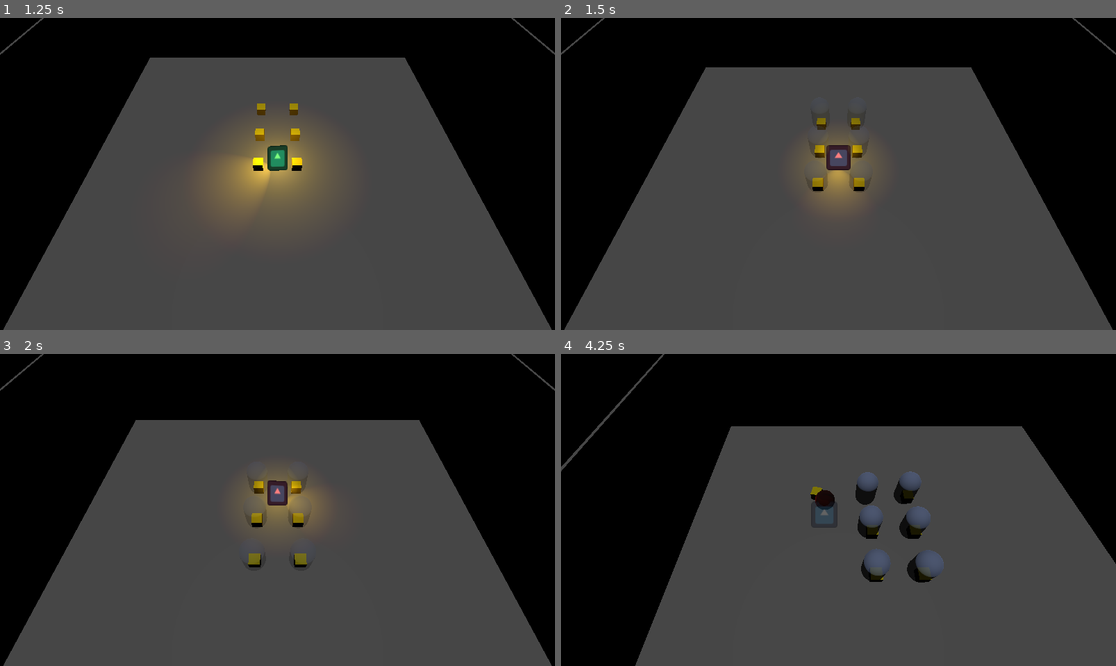
Above: before the commit, frames 1-4 (two rows, left to right).
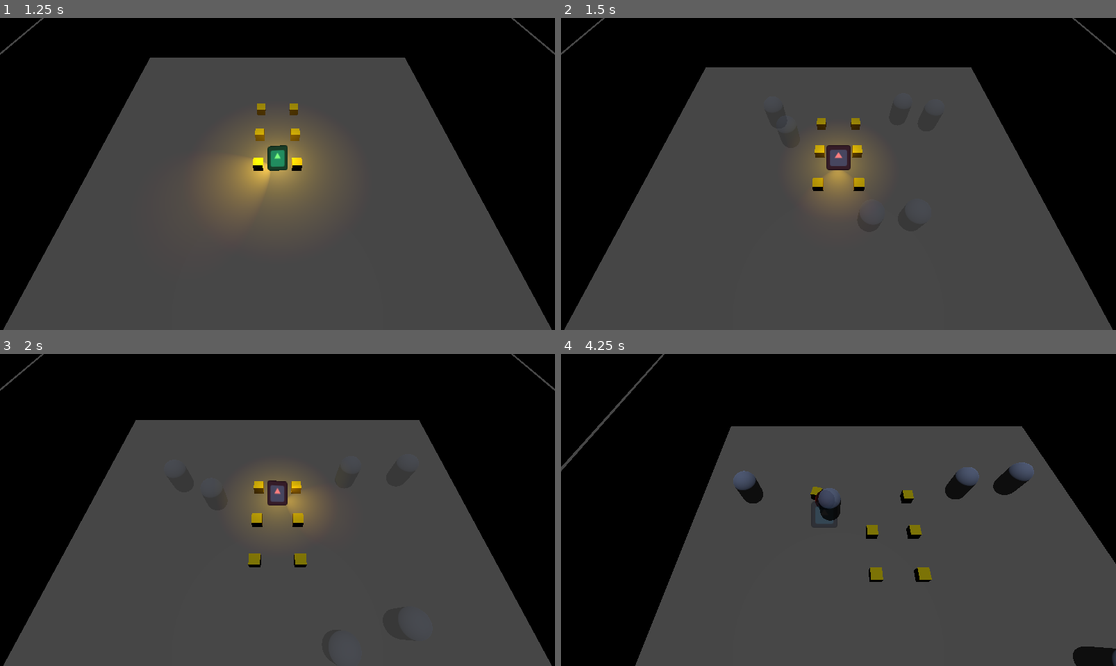
Above: after the commit, the same moments.

Repository: Rusty-Rat-Studios/dead-living-and-dying
Game: Godot game, scene res://test/2.2_ghost_possessable_interaction/2.2_many_ghosts_many_possessables.tscn
Same seed, same stepped clock (60 frames per second), same inputs: the game is played once before the commit and once after it. This scene is started directly instead of the project's main scene. The engine's default icon, where the game draws it, is replaced by a stand-in: a white triangle on a blue panel in a dark square.
Inputs (mouse positions are in pixels of both pictures, inside the frame that each line leads up to):
- Up to frame 1 (1.25 s): tap Enter at 0.5 s; move the mouse to (249, 236) at 0.52 s; hold Up (ui_up) from 0.53 s (still down); tap E (interact) at 0.6 s; tap Keypad Enter (ui_accept) at 0.77 s
- Up to frame 2 (1.5 s): keep holding Up (ui_up); move the mouse to (1005, 220) at 1.27 s; tap Tab at 1.35 s
- Up to frame 3 (2 s): keep holding Up (ui_up); tap Keypad Enter (ui_accept) at 1.52 s
- Up to frame 4 (4.25 s): move the mouse to (672, 463) at 2.02 s; release Up (ui_up) at 2.03 s; hold Left (ui_left) 2.03-3.53 s; tap E (interact) at 2.1, 3.6 s; move the mouse to (866, 510) at 2.77 s; tap Tab at 2.85 s; tap Keypad Enter (ui_accept) at 3.02, 3.5, 3.77 s; move the mouse to (755, 432) at 3.52 s; hold Down (ui_down) from 3.53 s (still down); tap Escape (ui_cancel) at 4.15 s

Frame 1 is identical in both runs. In frame 2, 0.3% of the frame differs, in the area x 45-55%, y 33-56%; in frame 3, 0.2%; in frame 4, 3.5%, in the area x 31-100%, y 34-100%.
Error before the commit: Invalid call. Nonexistent function 'get_rng' in base 'Node (rng.gd)'. (res://ghost/state_waiting.gd:64)

Commit message:
Replace get_node call stored to variable with direct calls to RNG class

Diff:
--- a/ghost/ghost.gd
+++ b/ghost/ghost.gd
@@ -4,7 +4,6 @@
 var movement_boundaries: Rect2
 
 @onready var state_machine: Node = $StateMachine
-@onready var rng: RNG = get_node("/root/RNG") # generating wait time and target positions
 
 @onready var speed: float = 4.0
 @onready var current_room: Room = get_parent()
--- a/ghost/state_possessing.gd
+++ b/ghost/state_possessing.gd
@@ -123,7 +123,7 @@
 			_attack: ATTACK_CHANCE,
 			_wait: WAIT_CHANCE
 		}
-		parent.rng.call_weighted_random(choices)
+		RNG.call_weighted_random(choices)
 
 
 func _depossess() -> void:
--- a/ghost/state_waiting.gd
+++ b/ghost/state_waiting.gd
@@ -61,9 +61,9 @@
 func set_random_target() -> void:
 	# generate random movement target within room boundaries
 	# offset to avoid setting point within walls
-	var x: float = parent.rng.get_rng().randf_range(room_boundaries.position.x + 1,
+	var x: float = RNG.rng.randf_range(room_boundaries.position.x + 1,
 					room_boundaries.position.x + room_boundaries.size.x - 1)
-	var z: float = parent.rng.get_rng().randf_range(room_boundaries.position.y + 1,
+	var z: float = RNG.rng.randf_range(room_boundaries.position.y + 1,
 					room_boundaries.position.y + room_boundaries.size.y - 1)
 
 	parent.target_pos = parent.current_room.global_position + Vector3(x, 1.0, z)
@@ -73,7 +73,7 @@
 	# pause movement behavior until timer expires
 	is_paused = true
 	# use variable reference to allow disabling the timer on state exit()
-	pause_timer.wait_time = parent.rng.get_rng().randf_range(PAUSE_DURATION_MIN, PAUSE_DURATION_MAX)
+	pause_timer.wait_time = RNG.rng.randf_range(PAUSE_DURATION_MIN, PAUSE_DURATION_MAX)
 	pause_timer.start()
 	await pause_timer.timeout
 	is_paused = false
@@ -83,7 +83,7 @@
 		_possess: .75,
 		set_random_target: .25
 	}
-	parent.rng.call_weighted_random(choices)
+	RNG.call_weighted_random(choices)
 
 
 func _possess() -> void:
